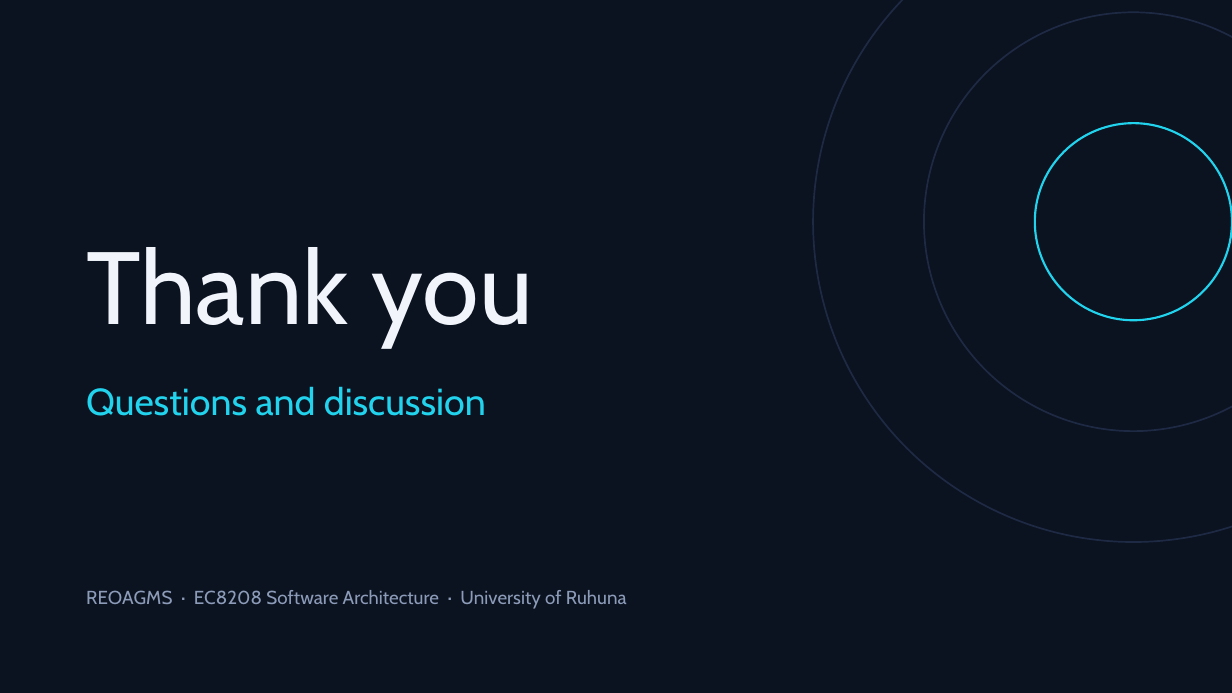
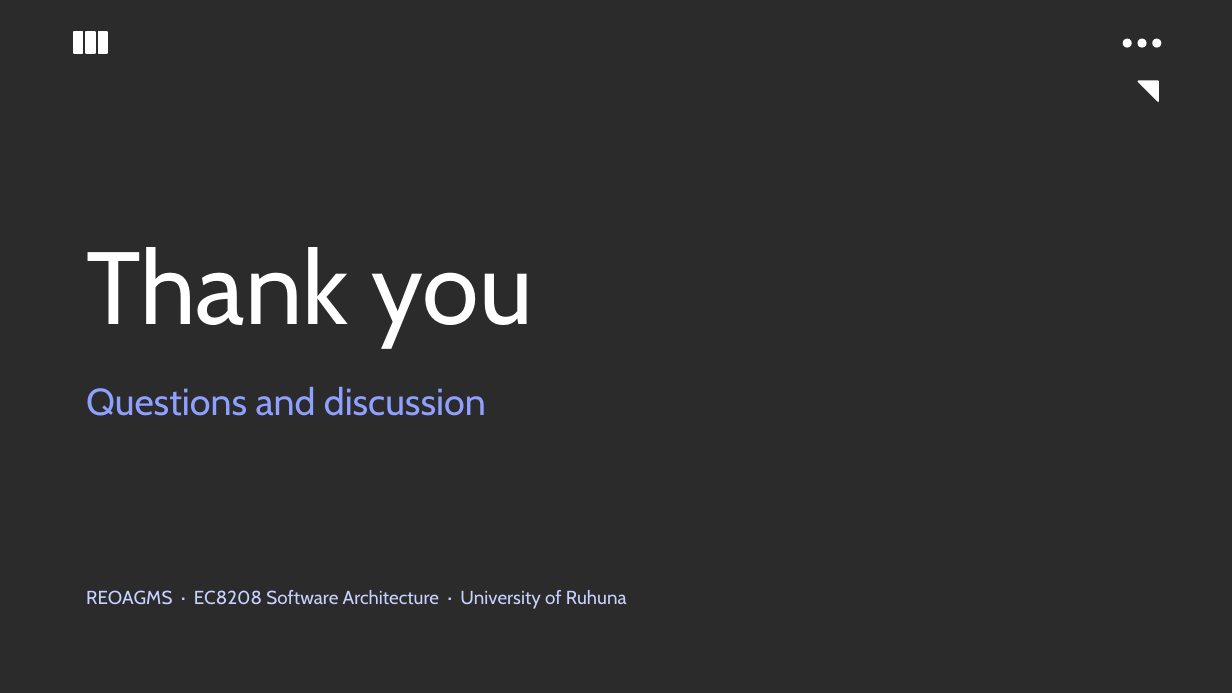
Before and after one commit to CharithManaujayaMUTEC/REOAGMS, a slide deck: slide 10 of deliverables/REOAGMS-Team-Presentation.pptx. Drawn at 1232x693 pixels with LibreOffice and Linux fonts; fonts in the diff are those of the drawing; background and template pictures are left out; a plain dark background stands for a picture behind light text. Boxes give left, top, right and bottom in pixels: in the first picture for what was removed or moved away, otherwise in the second. Text is boxed around its words. In the diff, an @@ line names an element or a change of style, - is before the commit and + after.

```diff
--- a/deliverables/REOAGMS-Team-Presentation.pptx
+++ b/deliverables/REOAGMS-Team-Presentation.pptx
@@ background #0B1220 to picture (left out) @@
@@ ellipse removed at (813, 0, 1232, 542) @@
@@ ellipse removed at (924, 12, 1232, 431) @@
@@ rectangle added at (74, 32, 83, 53), fill #FFFFFF, outline #FFFFFF 1 pt @@
@@ rectangle added at (86, 32, 95, 53), fill #FFFFFF, outline #FFFFFF 1 pt @@
@@ rectangle added at (99, 32, 107, 53), fill #FFFFFF, outline #FFFFFF 1 pt @@
@@ ellipse added at (1124, 39, 1131, 47), fill #FFFFFF, outline #FFFFFF 1 pt @@
@@ ellipse added at (1138, 39, 1146, 47), fill #FFFFFF, outline #FFFFFF 1 pt @@
@@ ellipse added at (1153, 39, 1161, 47), fill #FFFFFF, outline #FFFFFF 1 pt @@
@@ right triangle added at (1138, 81, 1158, 101), fill #FFFFFF, outline #FFFFFF 1 pt @@
@@ ellipse removed at (1035, 123, 1232, 320) @@
@@ text "Thank you" at (86, 247, 533, 346): text colour #F1F5FB to #FFFFFF @@
@@ text "Questions and discussion" at (86, 386, 486, 416): text colour #22D3EE to #8FA0FF @@
@@ text "REOAGMS · EC8208 Software Architecture ..." at (86, 590, 627, 609): text colour #8C9BB8 to #C9D1FF @@
```
Also in this commit, not shown: 9 other slides changed, 5 other files.
